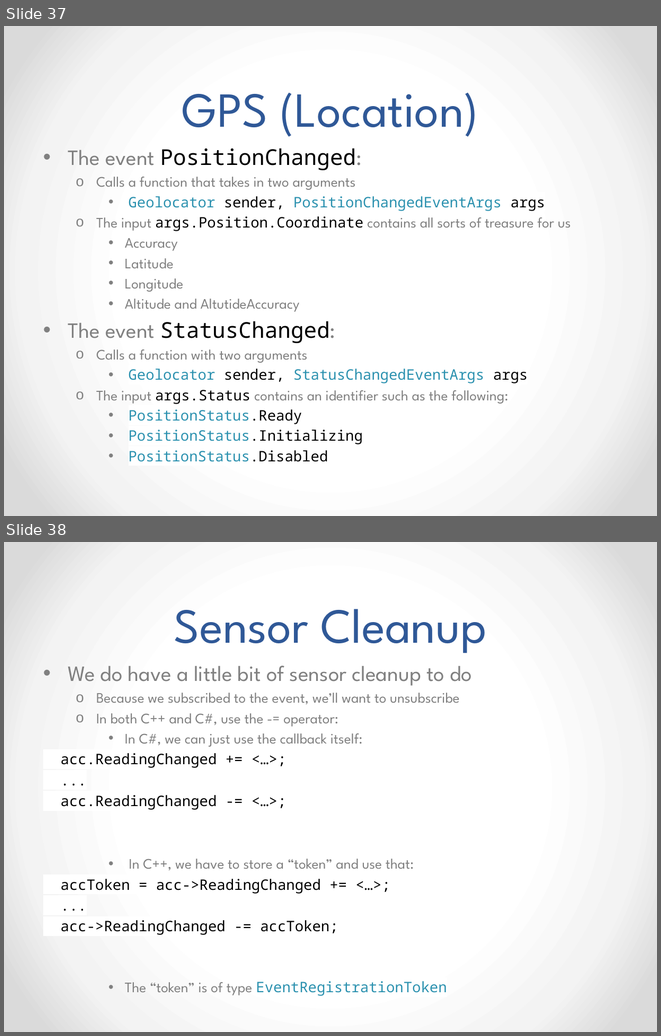
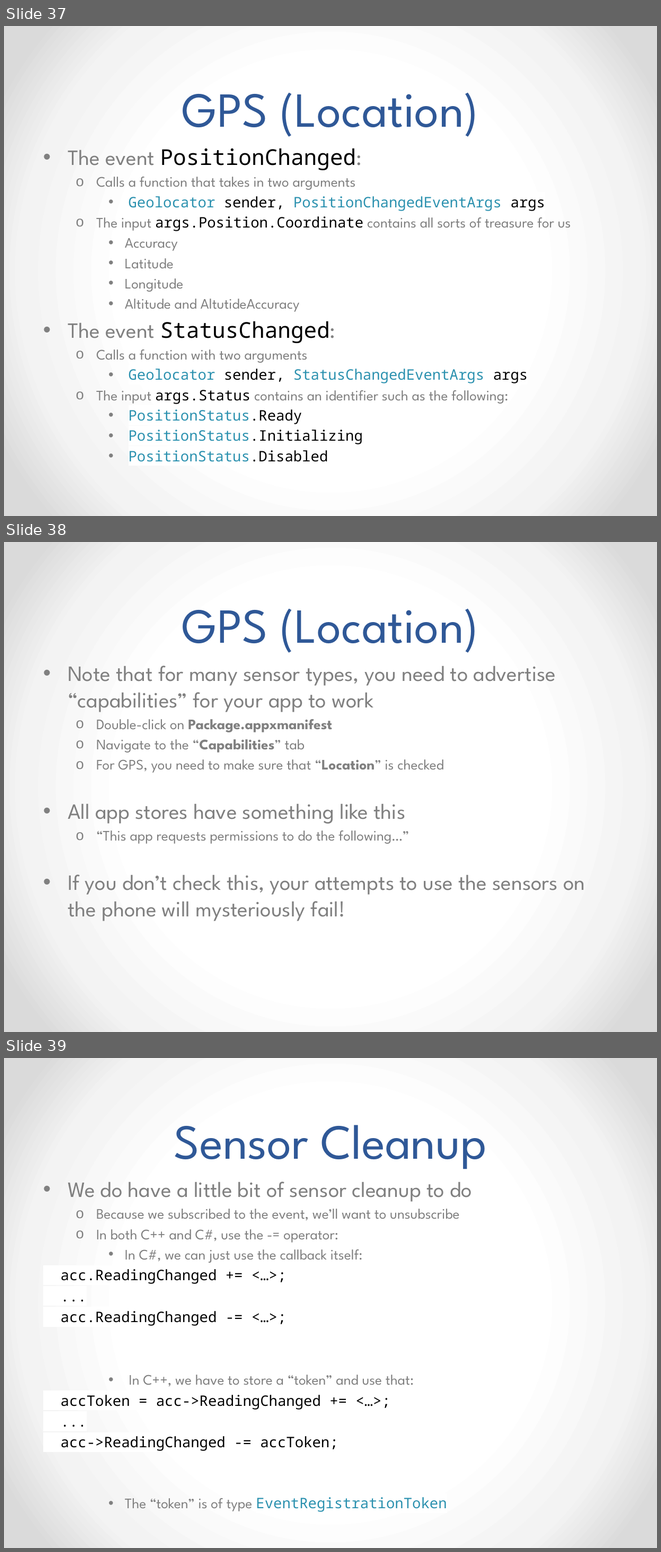
Before and after one commit to EE590-Winter2015/Materials, a slide deck: Week 2/Week 2.pptx. Shown one above the other, each under a label of ours: slides 37 and 38 before the commit, slides 37, 38 and 39 after it. The pictures are 661x1036 and 661x1552 pixels, drawn with LibreOffice and Linux fonts; fonts in the diff are those of the drawing. Boxes give left, top, right and bottom in pixels: in the first picture for what was removed or moved away, otherwise in the second. Text is boxed around its words. In the diff, an @@ line names an element or a change of style, - is before the commit and + after.

```diff
--- a/Week 2/Week 2.pptx
+++ b/Week 2/Week 2.pptx
@@ slide 38 added at (4, 542, 657, 1032), background gradient #FFFFFF to #F4F4F4 to #DADADA @@
@@ title added at (182, 608, 479, 653), 54 pt, text #2F5897 @@
+GPS (Location)
@@ text added at (68, 665, 585, 921), 24 pt, text #808080 @@
+• Note that for many sensor types, you need to advertise “capabilities” for your app to work
+  o Double-click on Package.appxmanifest
+  o Navigate to the “Capabilities” tab
+  o For GPS, you need to make sure that “Location” is checked
+• All app stores have something like this
+  o “This app requests permissions to do the following…”
+• If you don’t check this, your attempts to use the sensors on the phone will mysteriously fail!
@@ what was slide 38 is now slide 39 @@
```
Also in this commit, not shown: 4 slides changed, 3 other slides added, 2 other files.
